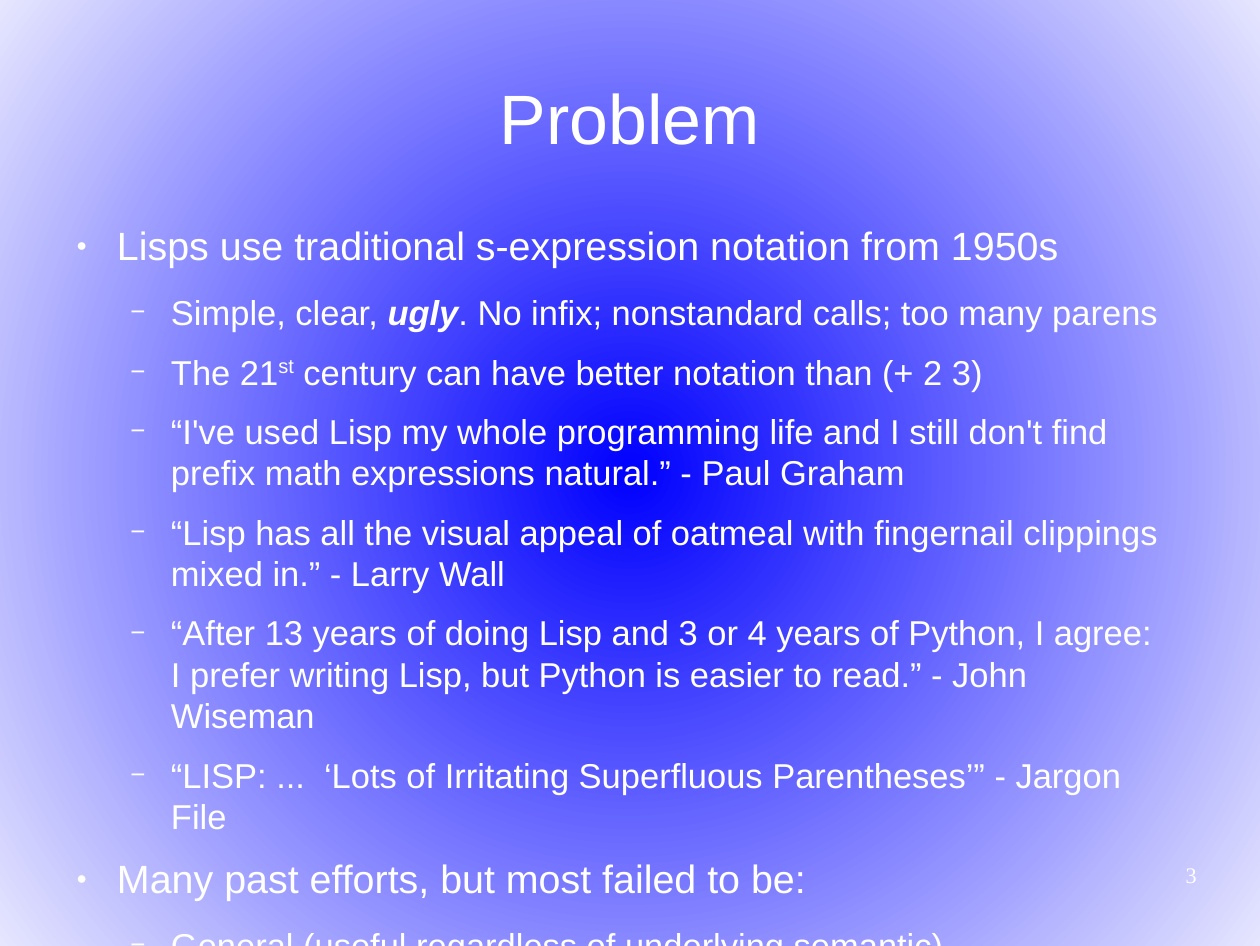
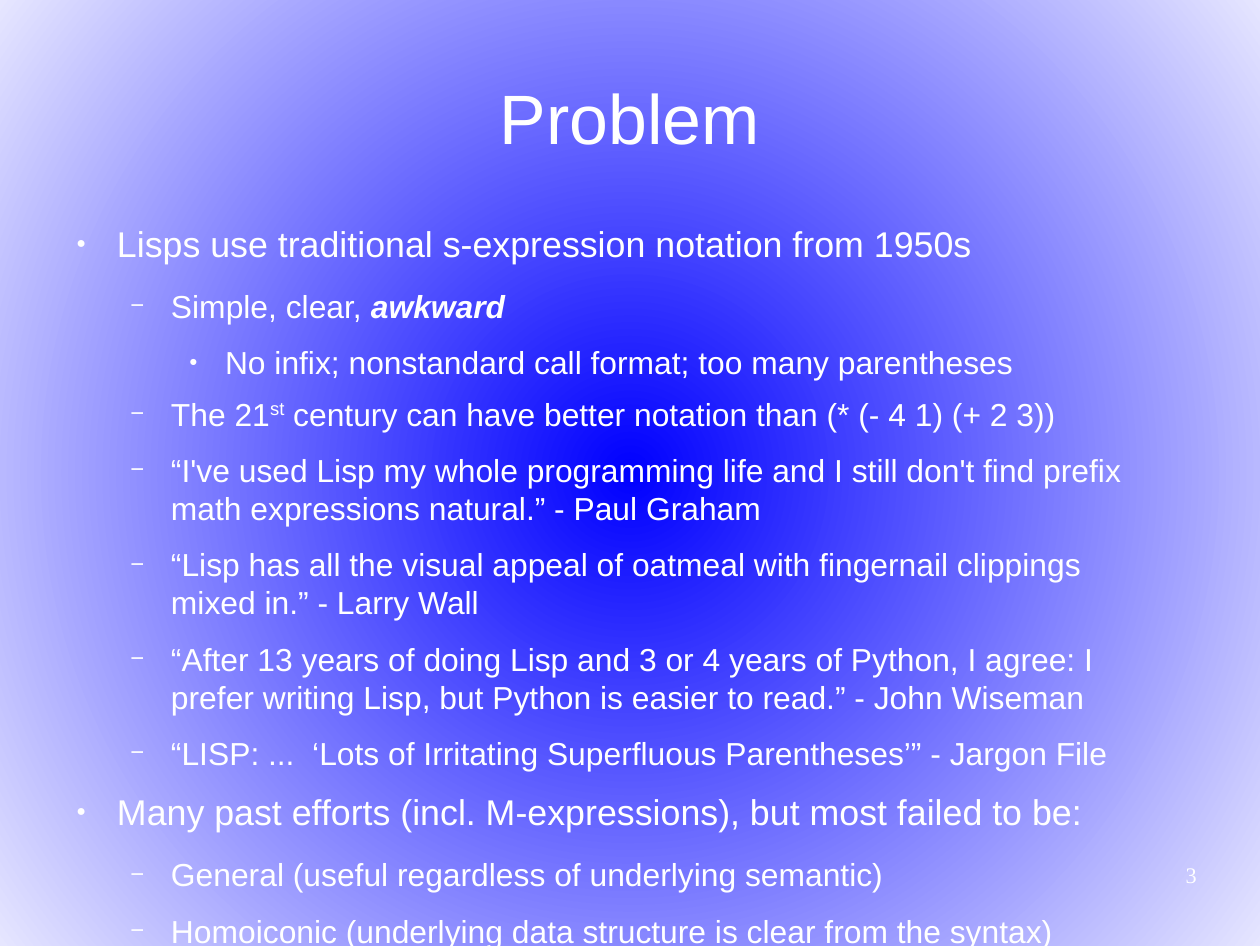
Before and after one commit to martin12333/Readable-Lisp-S-expressions, a slide deck: slide 3 of readable-s-expressions.odp. Drawn at 1260x946 pixels with LibreOffice and Linux fonts; fonts in the diff are those of the drawing. Boxes give left, top, right and bottom in pixels: in the first picture for what was removed or moved away, otherwise in the second. Text is boxed around its words. In the diff, an @@ line names an element or a change of style, - is before the commit and + after.

```diff
--- a/readable-s-expressions.odp
+++ b/readable-s-expressions.odp
@@ text at (117,231,1121,892): size 24.8 to 22.5 pt in "Lisps use traditional s-expression notation from 1950s"; size 21.7 to 20 pt in "“I've used Lisp my whole programming life ...", "“Lisp has all the visual appeal of ...", "“After 13 years of doing Lisp and ...", "“LISP: ... ‘Lots of Irritating Superfluous Parentheses’” ..." and 2 more places @@
@@ text at (171,295,1055,432): text changed; size 21.7 to 20 pt @@
-  − Simple, clear, ugly. No infix; nonstandard calls; too many parens
-  − The 21st century can have better notation than (+ 2 3)
+  − Simple, clear, awkward
+    ● No infix; nonstandard call format; too many parentheses
+  − The 21st century can have better notation than (* (- 4 1) (+ 2 3))
@@ text at (117,799,1082,832): text changed; size 24.8 to 22.5 pt @@
-● Many past efforts, but most failed to be:
+● Many past efforts (incl. M-expressions), but most failed to be:
```
Also in this commit, not shown: 13 other slides changed.
